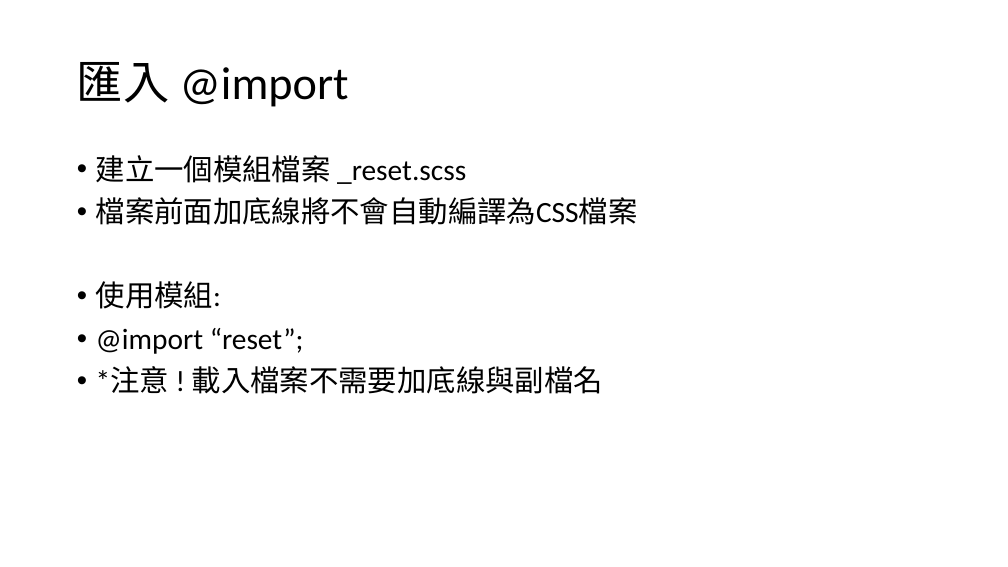
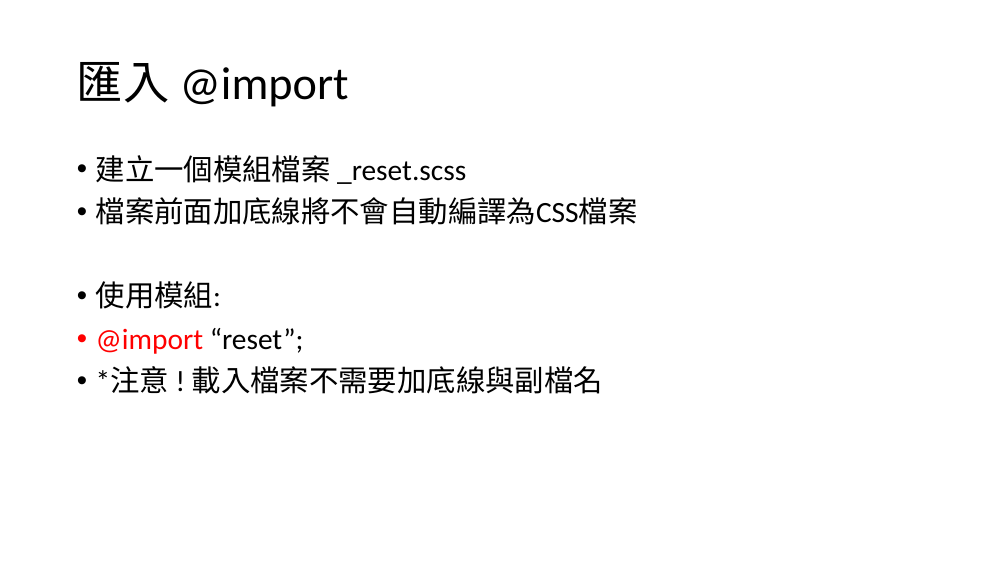
Before and after one commit to choco2001/ppt, a slide deck: slide 9 of sass.pptx (slide 8 before the commit). Drawn at 1008x567 pixels with LibreOffice and Linux fonts; fonts in the diff are those of the drawing. Boxes give left, top, right and bottom in pixels: in the first picture for what was removed or moved away, otherwise in the second. Text is boxed around its words. In the diff, an @@ line names an element or a change of style, - is before the commit and + after.

```diff
--- a/sass.pptx
+++ b/sass.pptx
@@ text at [96,328,304,354]: text colour #000000 to #FF0000 in "@import" @@
```
Also in this commit, not shown: 1 slide added.
